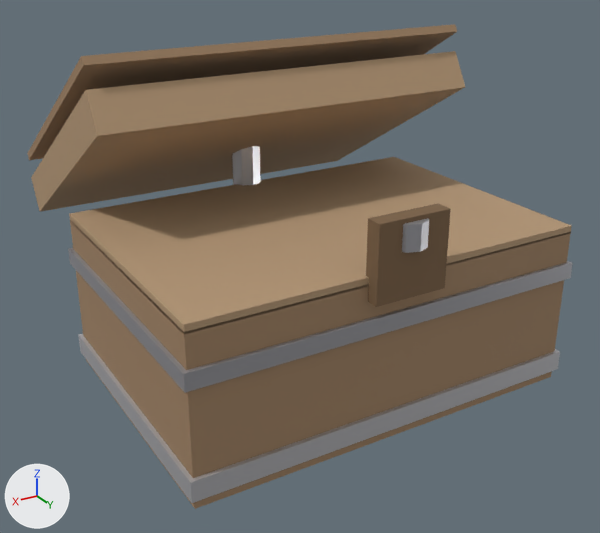
Renders of the glTF model assets/models/props/chest_1.glb from each side of a commit.
The view is the same before and after, from a 50 mm camera at (1.012, 1.613, 0.907) aimed at (-0.004, -0.08, 0.06). The axes (+X, +Y, +Z) are drawn at lower left. The lights are the same throughout. The older version comes first. Where no turn or scale is listed for an object, it has been applied to the vertices.

Names of what the first picture shows: 'chest_tilt30'.
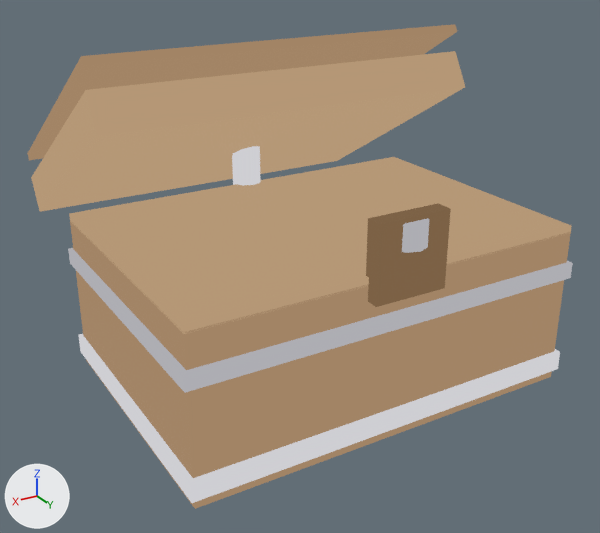
Changed parts and their boxes [x1, y1, x2, y2] in the pictures (600 x 533 px):
'chest_tilt30', recoloured, surface changed (brown to beige)
    both: [27, 24, 573, 509]

The change in detail:
Material 'ChestWood' (mat_chestwood) changes colour from brown #a28465 to black #000000; in linear values from (0.36, 0.23, 0.13) to (0.0, 0.0, 0.0).
In material 'ChestWood' (mat_chestwood), emission_strength is now set to 1.0.
In material 'ChestWood' (mat_chestwood), emission_color is now set to (0.36, 0.23, 0.13), brown #a28465.
In material 'ChestWood' (mat_chestwood), metallic goes from 0.0 to 1.0.
Material 'ChestWoodLit' (mat_chestwoodlit) changes colour from beige #b59776 to black #000000; in linear values from (0.46, 0.31, 0.18) to (0.0, 0.0, 0.0).
In material 'ChestWoodLit' (mat_chestwoodlit), emission_strength is now set to 1.0.
In material 'ChestWoodLit' (mat_chestwoodlit), emission_color is now set to (0.46, 0.31, 0.18), beige #b59776.
In material 'ChestWoodLit' (mat_chestwoodlit), metallic goes from 0.0 to 1.0.
Material 'ChestMetal' (mat_chestmetal) changes colour from grey #adadb3 to black #000000; in linear values from (0.42, 0.42, 0.45) to (0.0, 0.0, 0.0).
In material 'ChestMetal' (mat_chestmetal), metallic goes from 0.6 to 1.0.
In material 'ChestMetal' (mat_chestmetal), roughness goes from 0.4 to 1.0.
In material 'ChestMetal' (mat_chestmetal), emission_strength is now set to 1.0.
Material 'ChestMetalLit' (mat_chestmetallit) changes colour from light grey #ceced3 to black #000000; in linear values from (0.62, 0.62, 0.65) to (0.0, 0.0, 0.0).
In material 'ChestMetalLit' (mat_chestmetallit), metallic goes from 0.6 to 1.0.
In material 'ChestMetalLit' (mat_chestmetallit), roughness goes from 0.35 to 1.0.
In material 'ChestMetalLit' (mat_chestmetallit), emission_color is now set to (0.62, 0.62, 0.65), light grey #ceced3.
In material 'ChestMetalLit' (mat_chestmetallit), emission_strength is now set to 1.0.
Material 'ChestWoodDk' (mat_chestwooddk) changes colour from brown #7c6145 to black #000000; in linear values from (0.2, 0.12, 0.06) to (0.0, 0.0, 0.0).
In material 'ChestWoodDk' (mat_chestwooddk), emission_strength is now set to 1.0.
In material 'ChestWoodDk' (mat_chestwooddk), emission_color is now set to (0.2, 0.12, 0.06), brown #7c6145.
In material 'ChestWoodDk' (mat_chestwooddk), metallic goes from 0.0 to 1.0.
